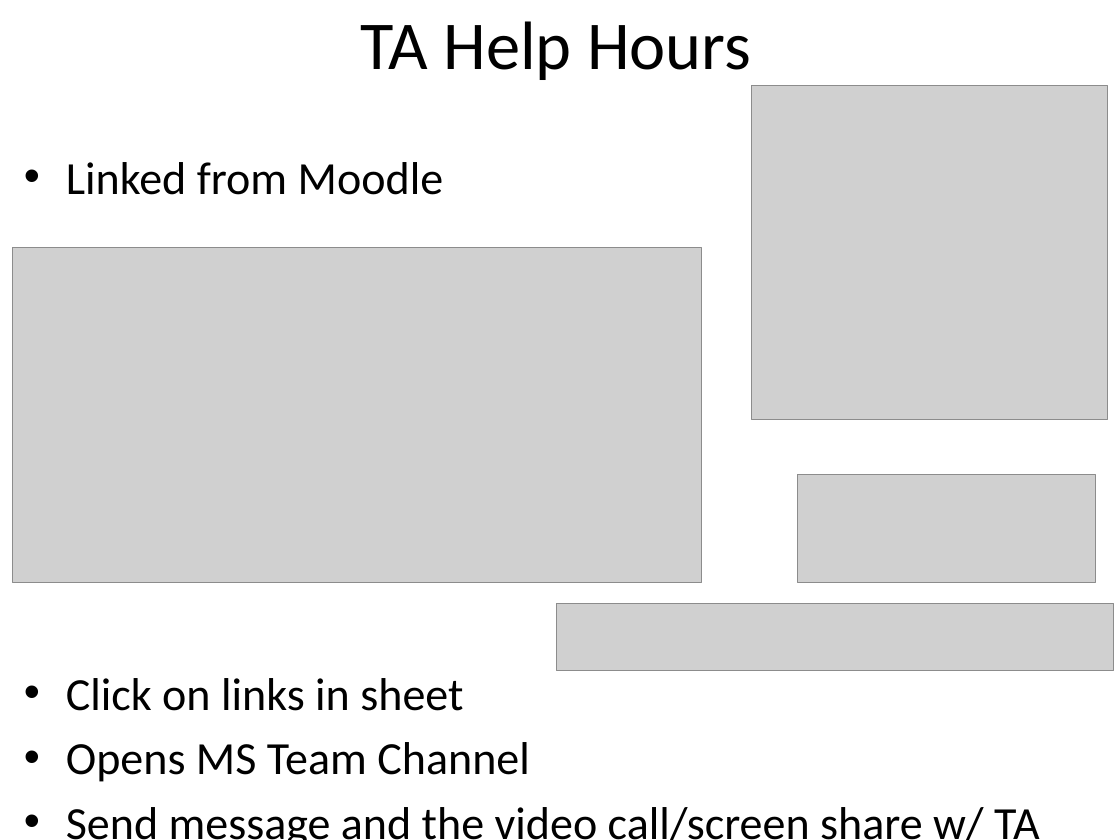
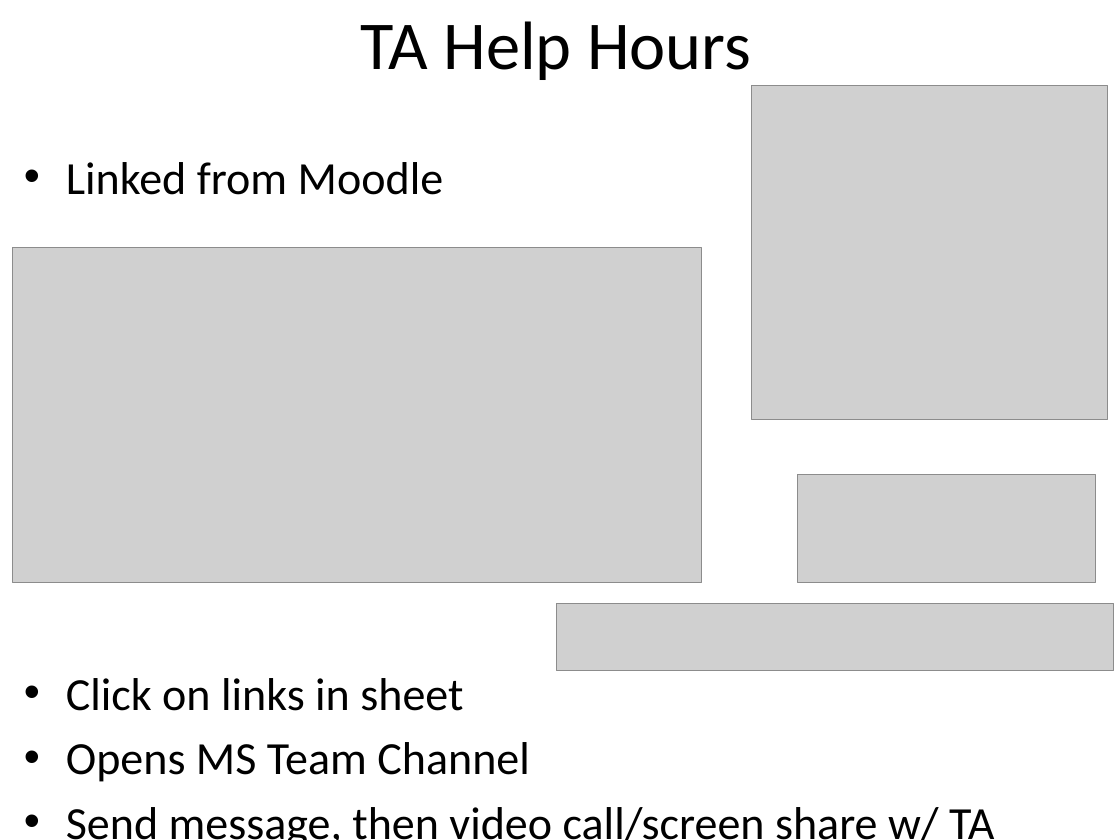
Before and after one commit to RHIT-CSSE/csse220, a slide deck: slide 5 of ClassMaterials/2DArraysAndMaps/Slides/Part1-Help-and-Academic-Integrity.pptx. Drawn at 1120x840 pixels with LibreOffice and Linux fonts; fonts in the diff are those of the drawing; grey boxes stand for pictures. Boxes give left, top, right and bottom in pixels: in the first picture for what was removed or moved away, otherwise in the second. Text is boxed around its words. In the diff, an @@ line names an element or a change of style, - is before the commit and + after.

```diff
--- a/ClassMaterials/2DArraysAndMaps/Slides/Part1-Help-and-Academic-Integrity.pptx
+++ b/ClassMaterials/2DArraysAndMaps/Slides/Part1-Help-and-Academic-Integrity.pptx
@@ text at <box>66,807,994,840</box>: text changed @@
-• Send message and the video call/screen share w/ TA
+• Send message, then video call/screen share w/ TA
```
Also in this commit, not shown: 4 other slides changed.
